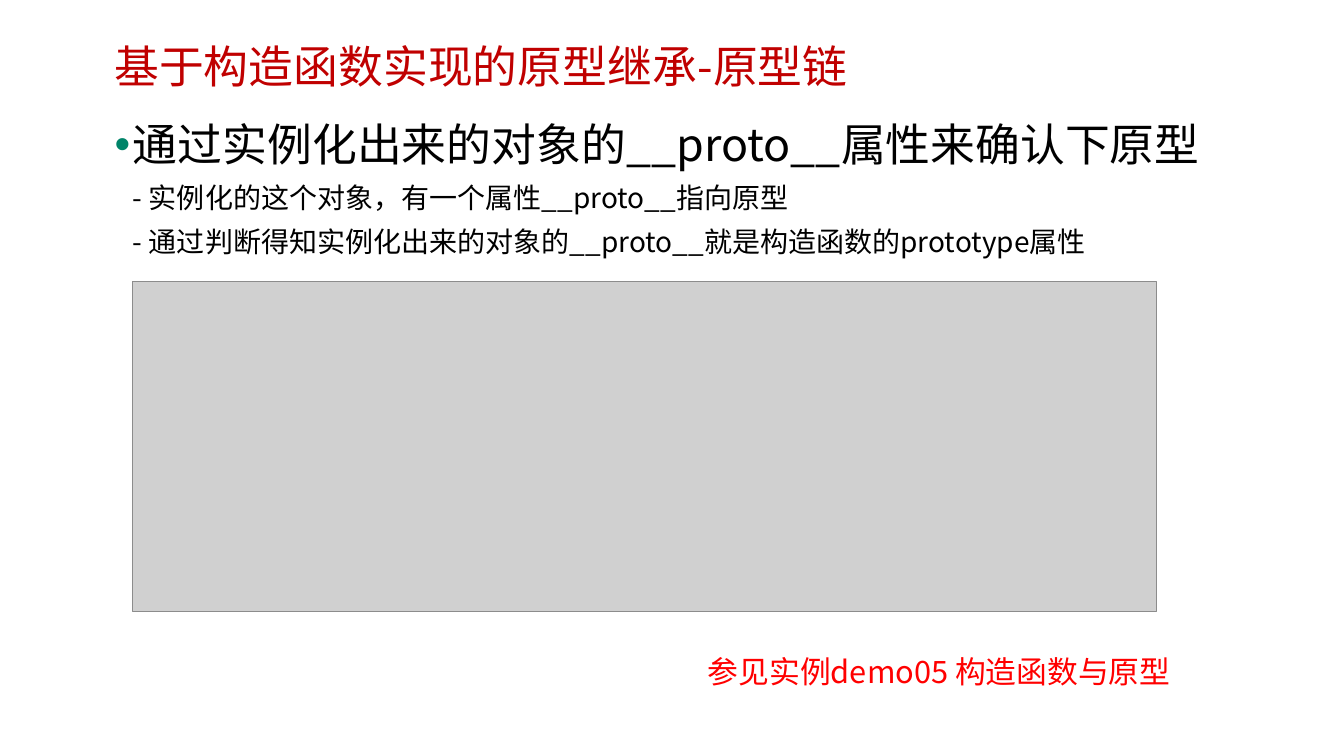
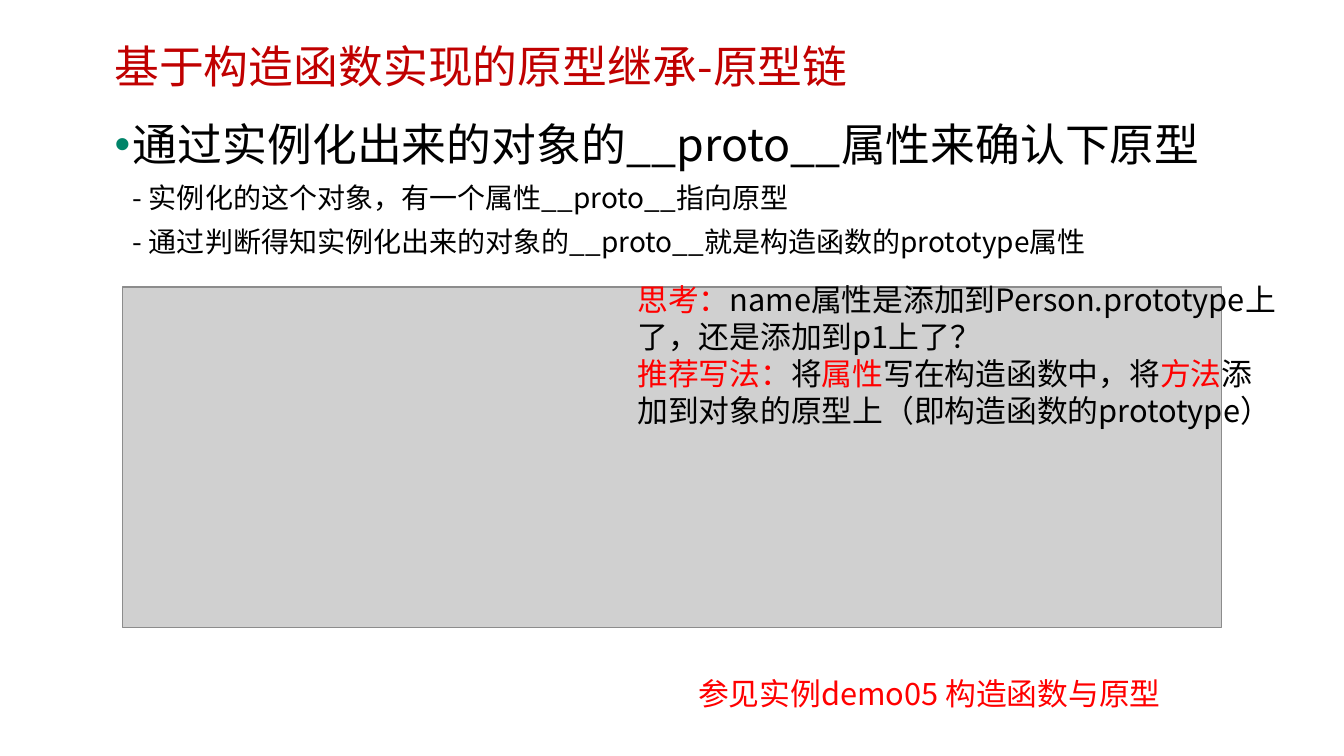
Before and after one commit to edu2act/course-javascript-advanced, a slide deck: slide 12 of 课程PPT/07.JavaScript面向对象编程 一.pptx. Drawn at 1344x756 pixels with LibreOffice and Linux fonts; fonts in the diff are those of the drawing; grey boxes stand for pictures; background and template pictures are left out. Boxes give left, top, right and bottom in pixels: in the first picture for what was removed or moved away, otherwise in the second. Text is boxed around its words. In the diff, an @@ line names an element or a change of style, - is before the commit and + after.

```diff
--- a/课程PPT/07.JavaScript面向对象编程 一.pptx
+++ b/课程PPT/07.JavaScript面向对象编程 一.pptx
@@ picture: place and size @@
-picture at <box>133,281,1156,612</box>
+picture at <box>122,287,1221,627</box>
@@ text added at <box>637,280,1275,431</box>, 22 pt, text #000000 @@
+思考：name属性是添加到Person.prototype上了，还是添加到p1上了？
+推荐写法：将属性写在构造函数中，将方法添加到对象的原型上（即构造函数的prototype）
@@ text "参见实例demo05 构造函数与原型": place and size @@
-text "参见实例demo05 构造函数与原型" at <box>708,657,1170,686</box>
+text "参见实例demo05 构造函数与原型" at <box>698,679,1160,708</box>
```
Also in this commit, not shown: 9 other slides changed, 5 slides added, 1 slide removed, 11 other files.
